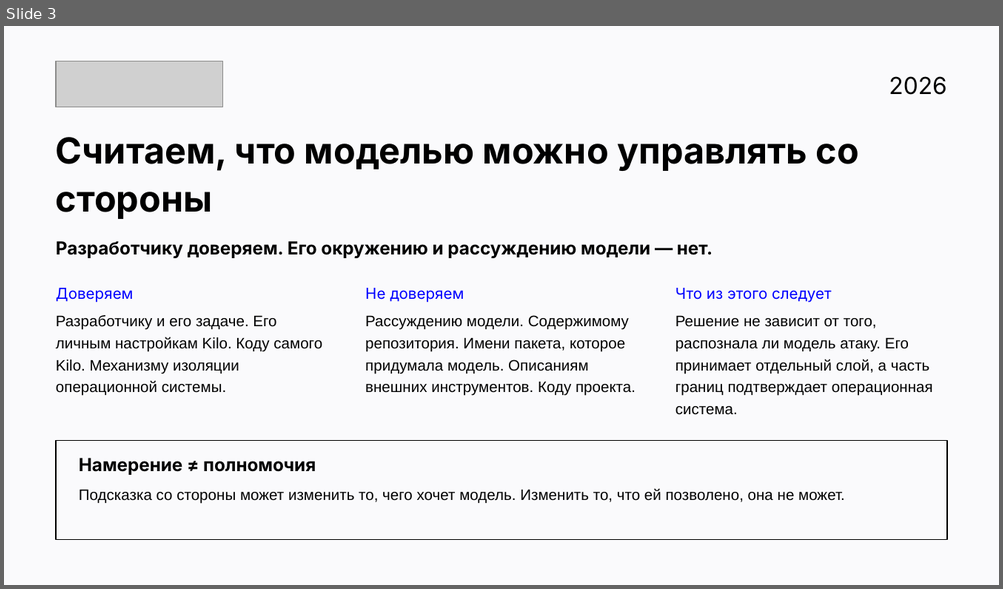
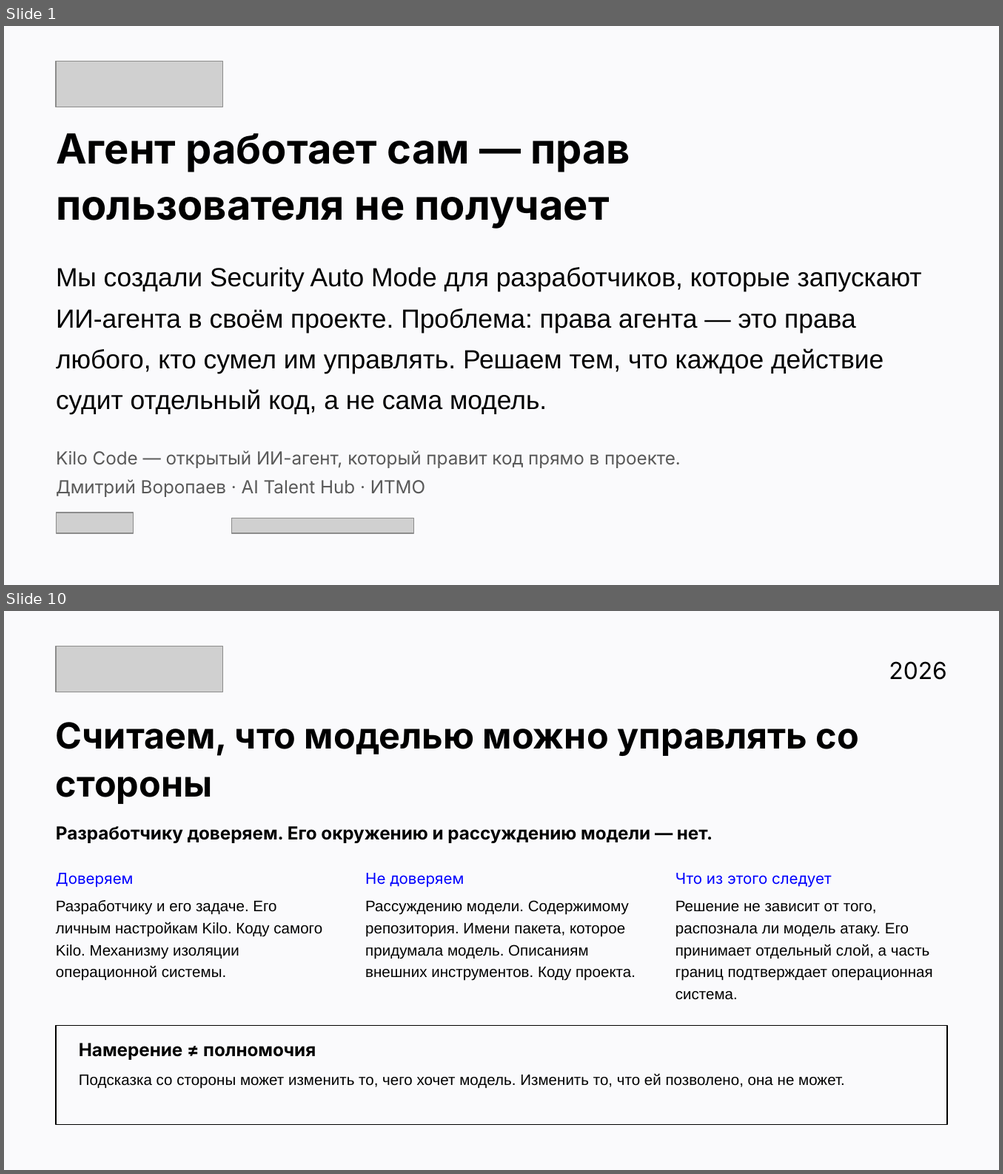
Before and after one commit to v0ropaev/kilocode, a slide deck: submission/Security-Auto-ATH.pptx. Shown one above the other, each under a label of ours: slide 3 before the commit, slides 1 and 10 after it; the slides between them are not shown. The pictures are 1003x589 and 1003x1174 pixels, drawn with LibreOffice and Linux fonts; fonts in the diff are those of the drawing; grey boxes stand for pictures. Boxes give left, top, right and bottom in pixels: in the first picture for what was removed or moved away, otherwise in the second. Text is boxed around its words. In the diff, an @@ line names an element or a change of style, - is before the commit and + after.

```diff
--- a/submission/Security-Auto-ATH.pptx
+++ b/submission/Security-Auto-ATH.pptx
@@ slide 1 added at [4, 26, 999, 585], background #FFFFFF @@
@@ picture added at [56, 61, 223, 107] @@
@@ text added at [56, 133, 630, 229], 30 pt, text #000000, bold @@
+Агент работает сам — прав
+пользователя не получает
@@ text added at [56, 267, 922, 415], 19 pt, text #000000 @@
+Мы создали Security Auto Mode для разработчиков, которые запускают ИИ-агента в своём проекте. Проблема: права агента — это права любого, кто сумел им управлять. Решаем тем, что каждое действие судит отдельный код, а не сама модель.
@@ text added at [56, 451, 680, 497], 13 pt, text #595959 @@
+Kilo Code — открытый ИИ-агент, который правит код прямо в проекте.
+Дмитрий Воропаев · AI Talent Hub · ИТМО
@@ picture added at [57, 514, 134, 534] @@
@@ picture added at [232, 518, 414, 533] @@
@@ what was slide 3 is now slide 10 @@
```
Also in this commit, not shown: 8 slides changed, 8 other slides added, 4 slides removed, 51 other files.
